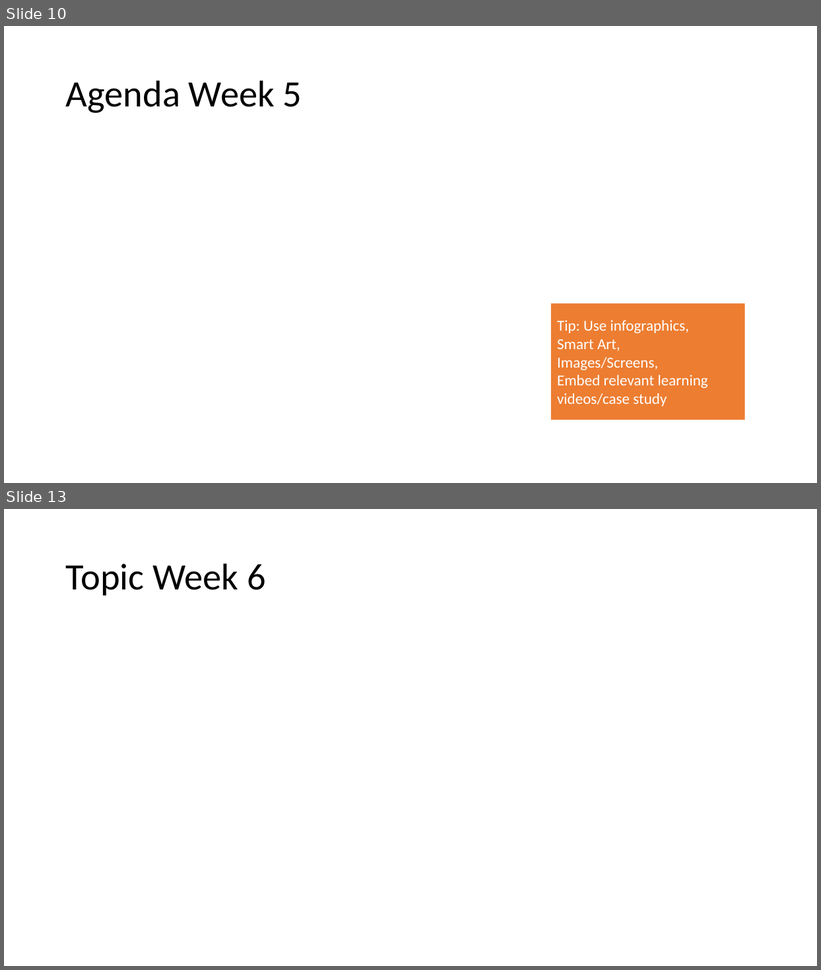
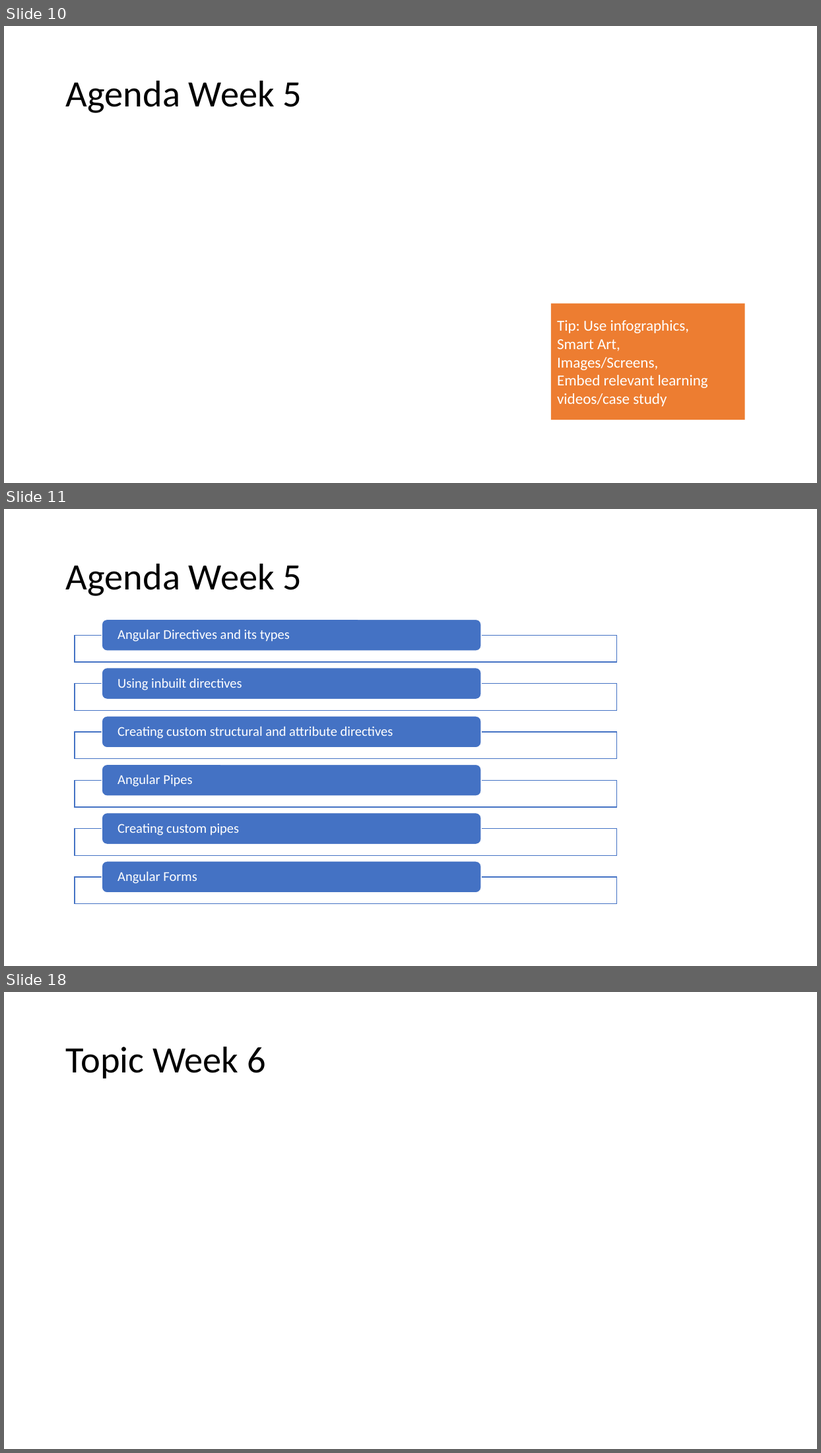
Before and after one commit to spoorthiempowher/Empowher-Curriculum, a slide deck: Angular/EmpowHer - Tech Curriculum.pptx. Shown one above the other, each under a label of ours: slides 10 and 13 before the commit, slides 10, 11 and 18 after it; the slides between them are not shown. The pictures are 821x970 and 821x1453 pixels, drawn with LibreOffice and Linux fonts; fonts in the diff are those of the drawing. Boxes give left, top, right and bottom in pixels: in the first picture for what was removed or moved away, otherwise in the second. Text is boxed around its words. In the diff, an @@ line names an element or a change of style, - is before the commit and + after.

Commit message:
updated week 5 contents.

```diff
--- a/Angular/EmpowHer - Tech Curriculum.pptx
+++ b/Angular/EmpowHer - Tech Curriculum.pptx
@@ slide 11 added at [4, 509, 817, 966], background #FFFFFF @@
@@ title added at [66, 563, 302, 596], 44 pt, text #000000 @@
+Agenda Week 5
@@ group added at [75, 619, 617, 904]: 6 rectangles, 6 rounded rectangles, 6 texts @@
+Angular Directives and its types
+Using inbuilt directives
+Creating custom structural and attribute directives
+Angular Pipes
+Creating custom pipes
+Angular Forms
@@ what was slide 13 is now slide 18 @@
```
Also in this commit, not shown: 6 other slides added, 2 slides removed.
